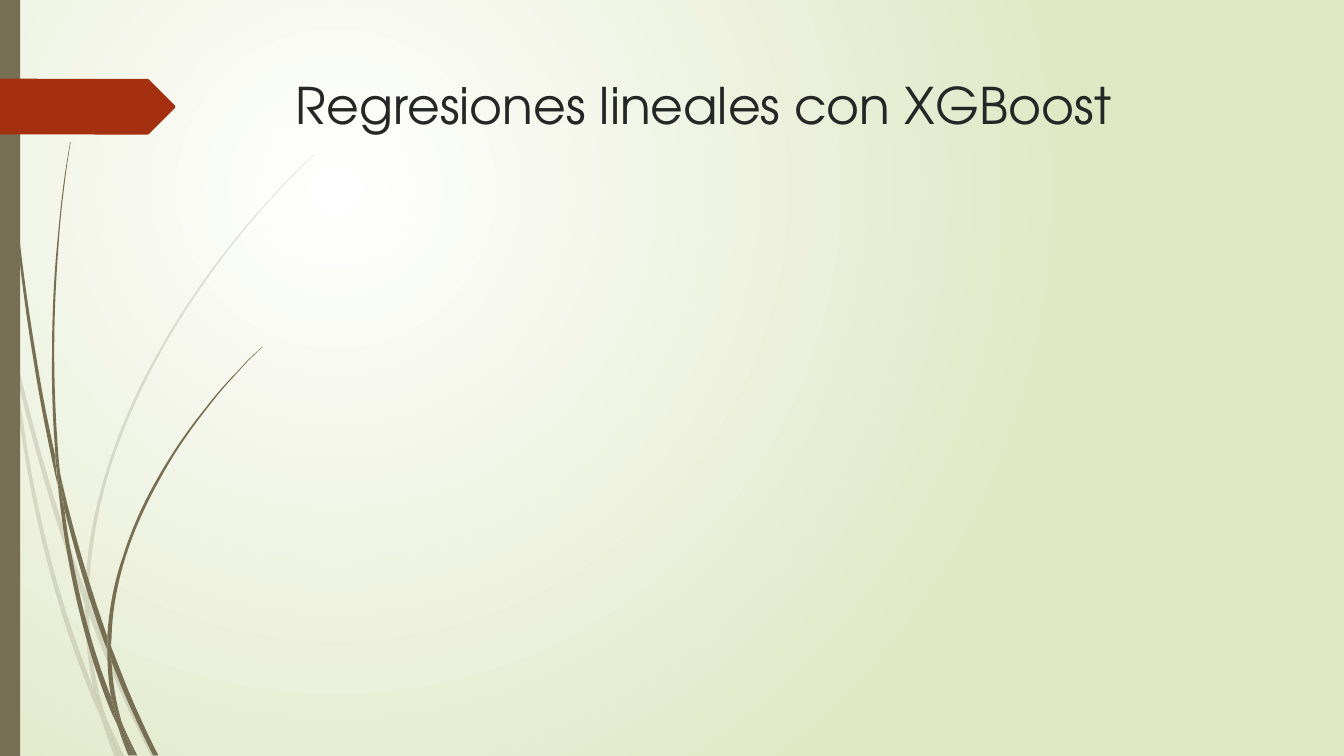
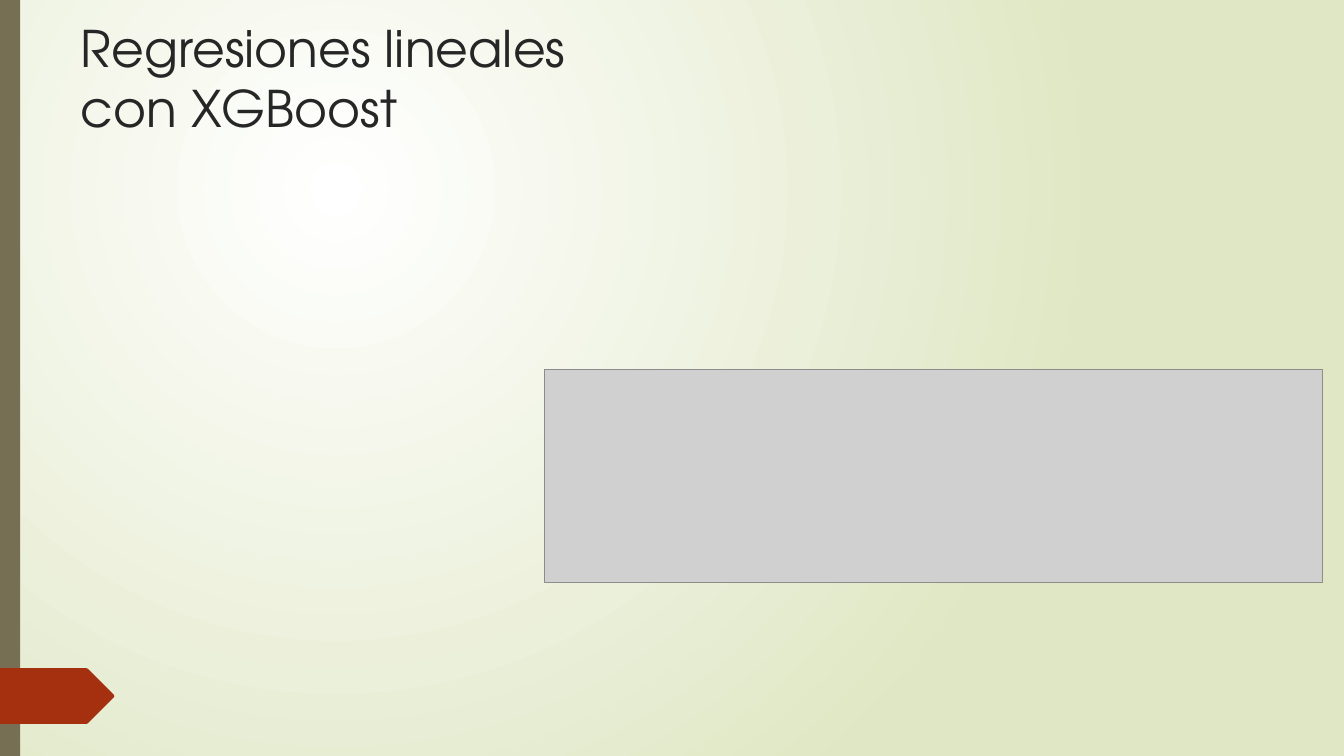
Before and after one commit to corderobot/Kaggle_House-Prices, a slide deck: slide 11 of Docs/House Prices.pptx. Drawn at 1344x756 pixels with LibreOffice and Linux fonts; fonts in the diff are those of the drawing; grey boxes stand for pictures. Boxes give left, top, right and bottom in pixels: in the first picture for what was removed or moved away, otherwise in the second. Text is boxed around its words. In the diff, an @@ line names an element or a change of style, - is before the commit and + after.

Commit message:
Update 4.0

```diff
--- a/Docs/House Prices.pptx
+++ b/Docs/House Prices.pptx
@@ rectangle removed at (0,0,20,756) @@
@@ rectangle added at (0,0,1344,756), fill gradient #FFFFFF to #DFE8C4 @@
@@ rectangle added at (0,0,20,756), fill #766F54 @@
@@ title "Regresiones lineales con XGBoost" rewrapped from (296,86,1112,135) to (81,29,565,128) @@
@@ freeform shape removed at (0,79,175,134) @@
@@ freeform shape added at (0,79,175,134), fill #A53010 @@
@@ picture added at (544,369,1323,583) @@
@@ freeform shape added at (0,668,115,724), fill #A53010 @@
@@ group added at (11,154,315,756): 9 freeform shapes @@
@@ group removed at (3,0,262,756): 12 freeform shapes @@
@@ group added at (3,0,262,756): 12 freeform shapes @@
```
Also in this commit, not shown: 1 other slide changed, 1 slide added.
